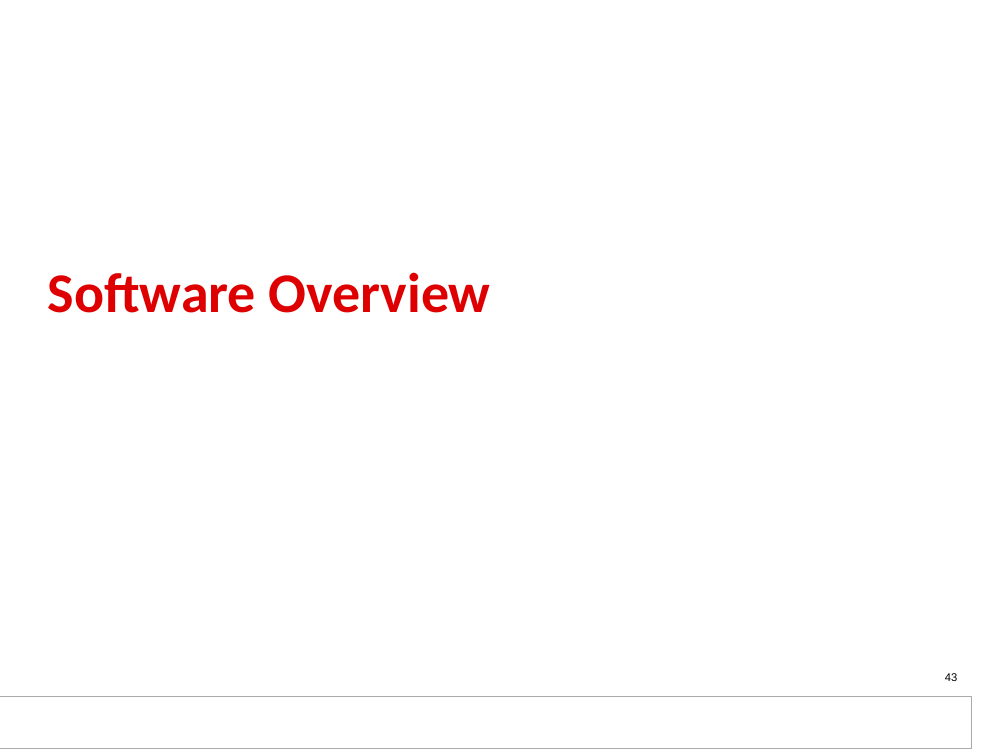
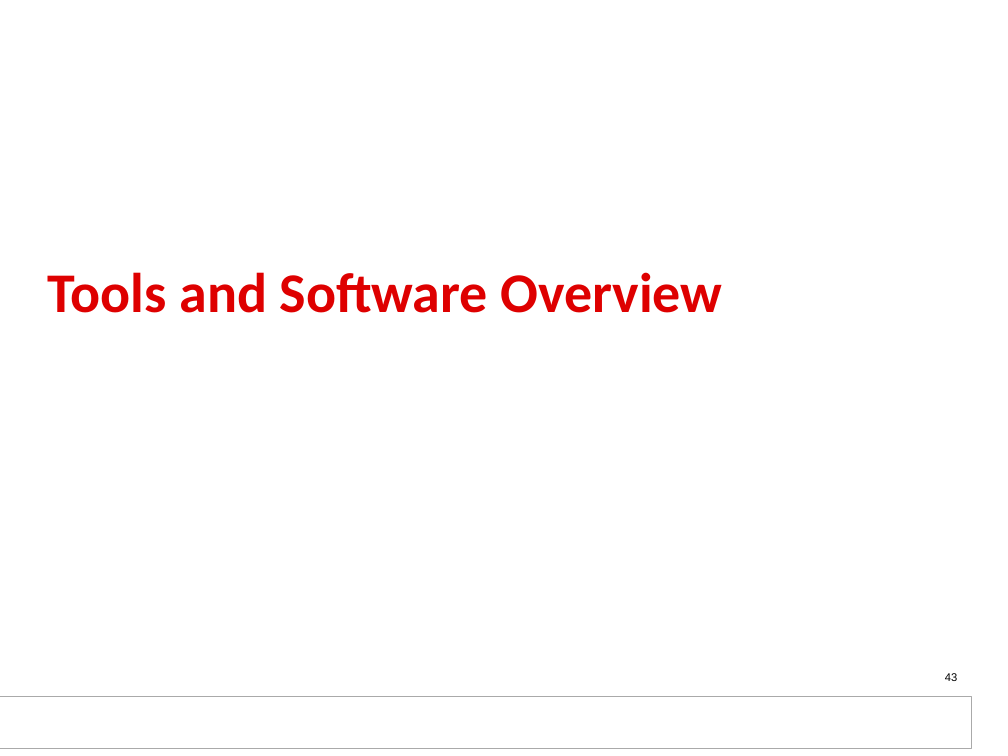
Before and after one commit to hari1989/keystone-workshop, a slide deck: slide 43 of preliminary/Working/presentations/Sitara/Ran_sitara_boot_camp_am437x_technical_overview_final.pptx. Drawn at 1008x756 pixels with LibreOffice and Linux fonts; fonts in the diff are those of the drawing; background and template pictures are left out. Boxes give left, top, right and bottom in pixels: in the first picture for what was removed or moved away, otherwise in the second. Text is boxed around its words. In the diff, an @@ line names an element or a change of style, - is before the commit and + after.

```diff
--- a/preliminary/Working/presentations/Sitara/Ran_sitara_boot_camp_am437x_technical_overview_final.pptx
+++ b/preliminary/Working/presentations/Sitara/Ran_sitara_boot_camp_am437x_technical_overview_final.pptx
@@ title at bbox=[48, 272, 723, 313]: text changed @@
-Software Overview
+Tools and Software Overview
```
Also in this commit, not shown: 12 slides added, 7 slides removed.
